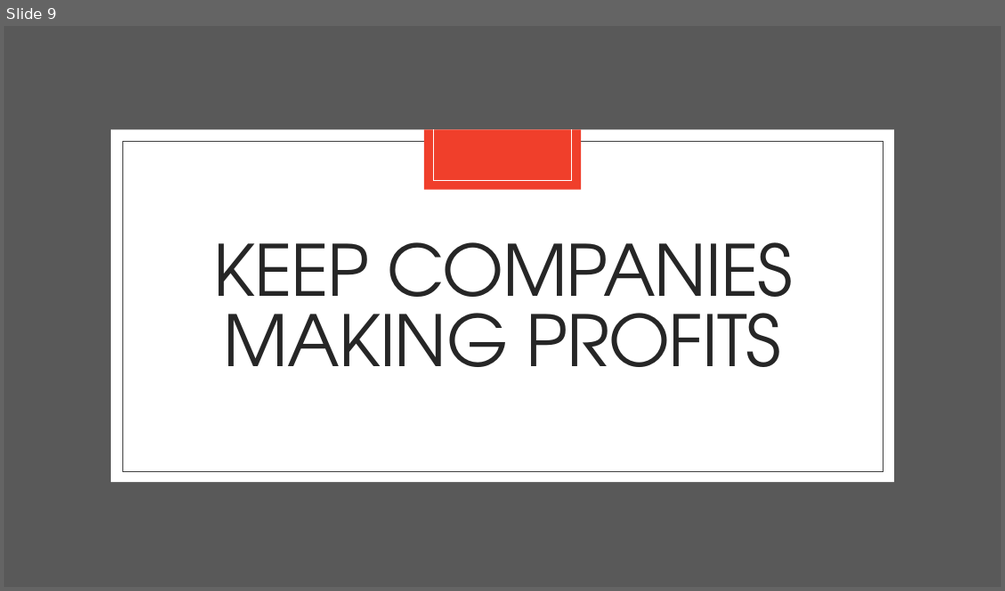
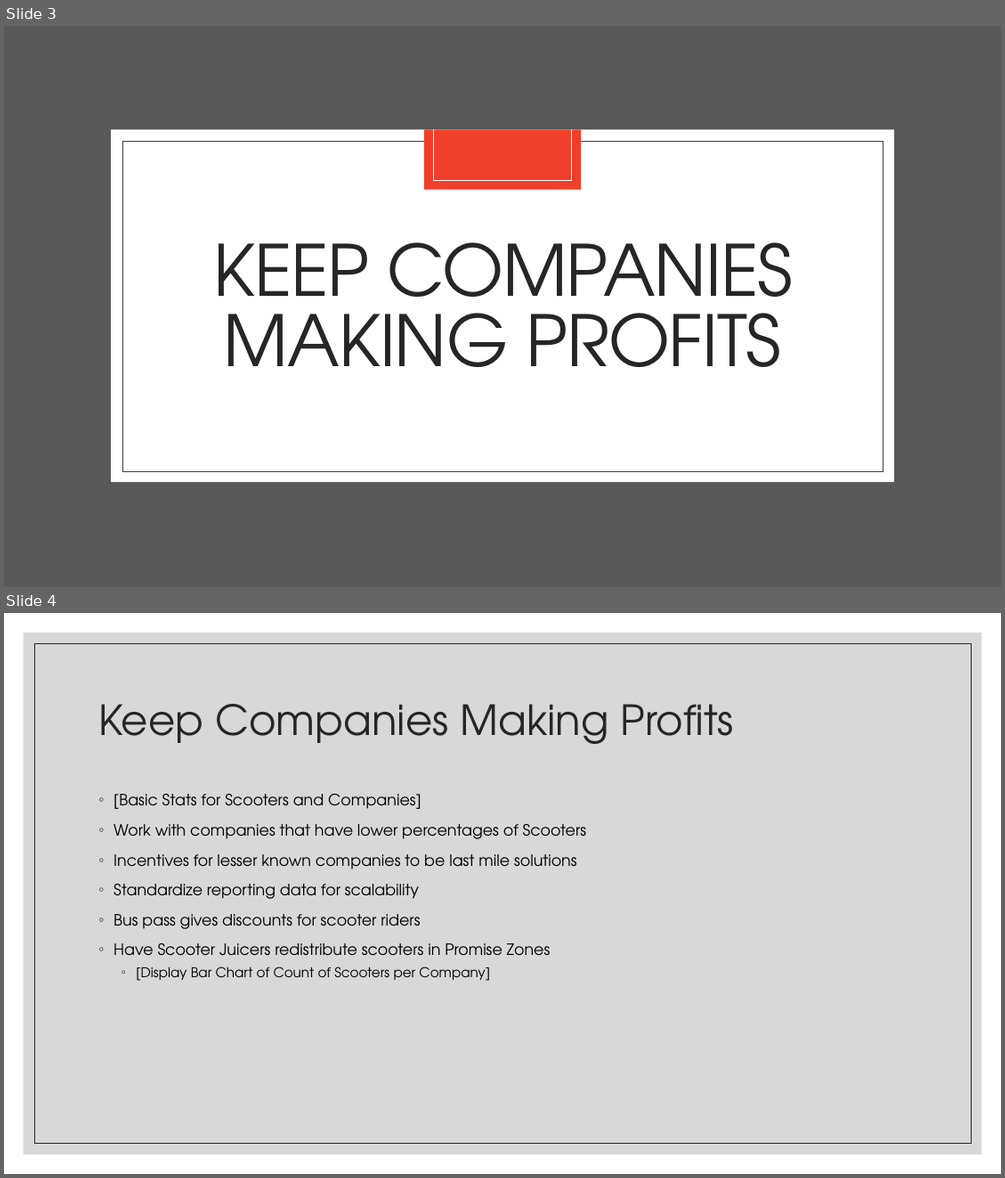
Before and after one commit to jojuka/nashville-scooters-scooter-snatchers, a slide deck: presentation.pptx. Shown one above the other, each under a label of ours: slide 9 before the commit, slides 3 and 4 after it. The pictures are 1005x591 and 1005x1178 pixels, drawn with LibreOffice and Linux fonts; fonts in the diff are those of the drawing. Boxes give left, top, right and bottom in pixels: in the first picture for what was removed or moved away, otherwise in the second. Text is boxed around its words. In the diff, an @@ line names an element or a change of style, - is before the commit and + after.

```diff
--- a/presentation.pptx
+++ b/presentation.pptx
@@ slide 4 added at (x1=4, y1=613, x2=1001, y2=1174), background #FFFFFF @@
@@ rectangle added at (x1=24, y1=633, x2=982, y2=1154), fill #BFBFBF at 60% opacity @@
@@ rectangle added at (x1=34, y1=643, x2=971, y2=1143), outline #262626 0.5 pt @@
@@ title added at (x1=98, y1=704, x2=734, y2=744), 40 pt, text #262626 @@
+Keep Companies Making Profits
@@ text added at (x1=113, y1=794, x2=587, y2=981), 15 pt, text #000000 @@
+◦ [Basic Stats for Scooters and Companies]
+◦ Work with companies that have lower percentages of Scooters
+◦ Incentives for lesser known companies to be last mile solutions
+◦ Standardize reporting data for scalability
+◦ Bus pass gives discounts for scooter riders
+◦ Have Scooter Juicers redistribute scooters in Promise Zones
+  ◦ [Display Bar Chart of Count of Scooters per Company]
@@ what was slide 9 is now slide 3 @@
```
Also in this commit, not shown: 3 slides changed, 2 other slides added, 3 slides removed, 1 other file.
